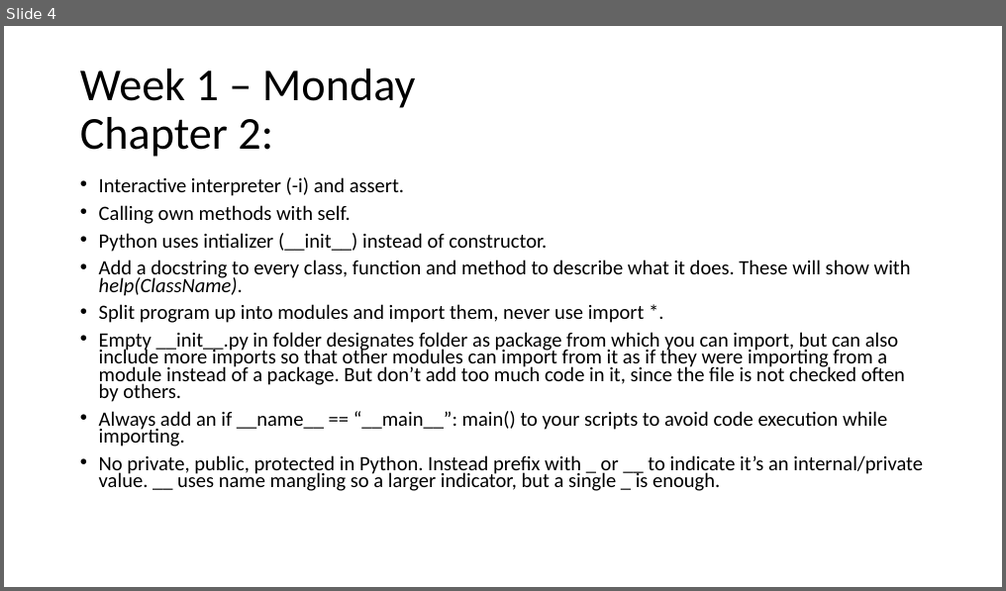
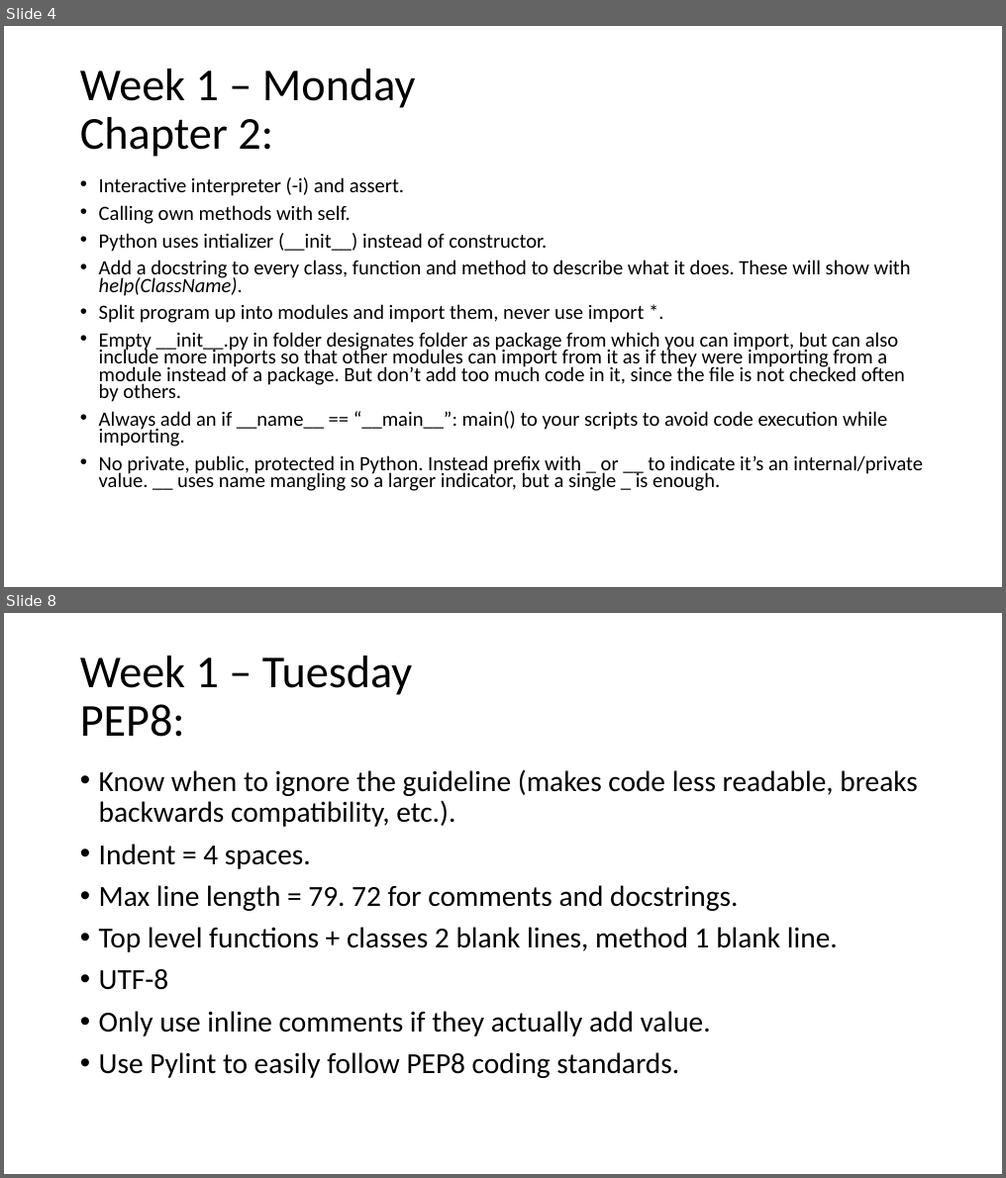
Before and after one commit to lamersfa/Python-Training-wk2226, a slide deck: Information learned during Python training.pptx. Shown one above the other, each under a label of ours: slide 4 before the commit, slides 4 and 8 after it; the slides between them are not shown. The pictures are 1006x591 and 1006x1178 pixels, drawn with LibreOffice and Linux fonts; fonts in the diff are those of the drawing. Boxes give left, top, right and bottom in pixels: in the first picture for what was removed or moved away, otherwise in the second. Text is boxed around its words. In the diff, an @@ line names an element or a change of style, - is before the commit and + after.

Commit message:
Slides updated for tuesday. Monday's Chapter 3 exercise updated. Chapter 4 exercise will be pushed later.

```diff
--- a/Information learned during Python training.pptx
+++ b/Information learned during Python training.pptx
@@ slide 8 added at (x1=4, y1=613, x2=1002, y2=1174), background #FFFFFF @@
@@ title added at (x1=80, y1=656, x2=412, y2=737), 44 pt, text #000000 @@
+Week 1 – Tuesday
+PEP8:
@@ text added at (x1=99, y1=769, x2=917, y2=1078), 28 pt, text #000000 @@
+• Know when to ignore the guideline (makes code less readable, breaks backwards compatibility, etc.).
+• Indent = 4 spaces.
+• Max line length = 79. 72 for comments and docstrings.
+• Top level functions + classes 2 blank lines, method 1 blank line.
+• UTF-8
+• Only use inline comments if they actually add value.
+• Use Pylint to easily follow PEP8 coding standards.
```
Also in this commit, not shown: 3 other slides added, 5 other files.
